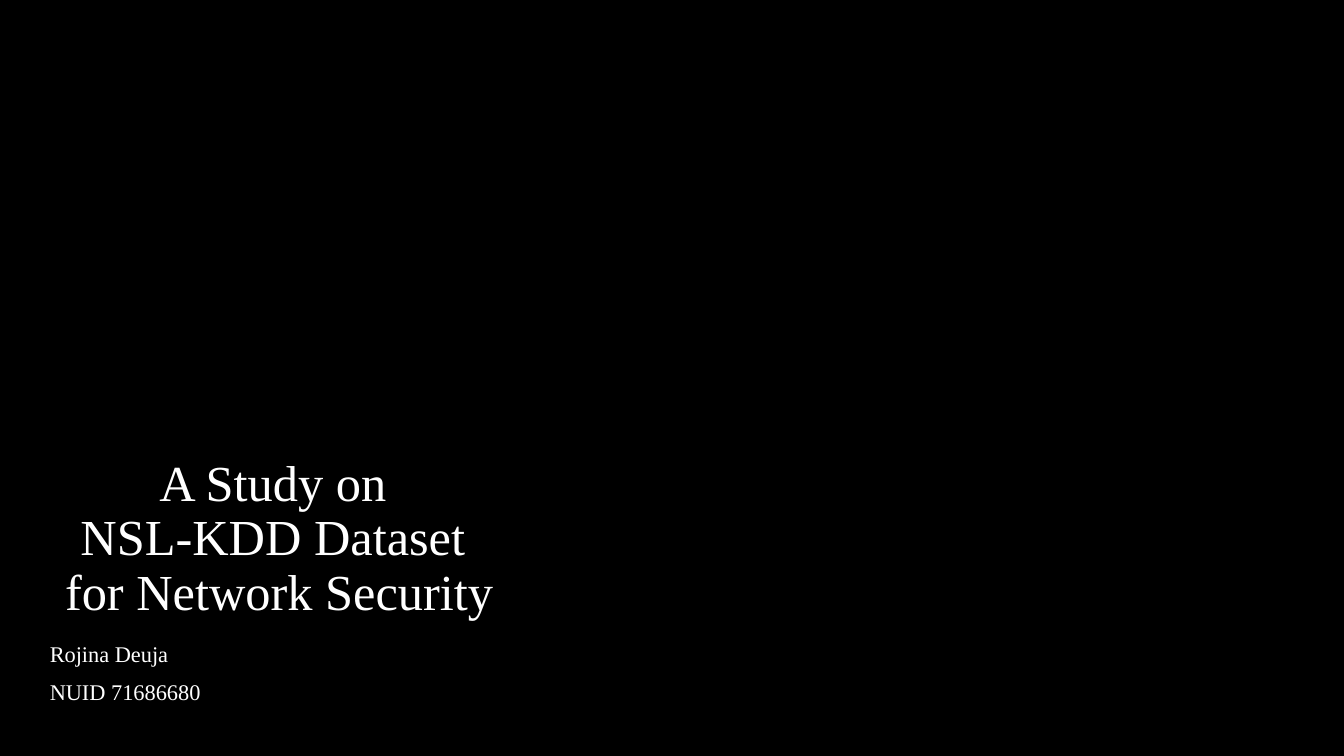
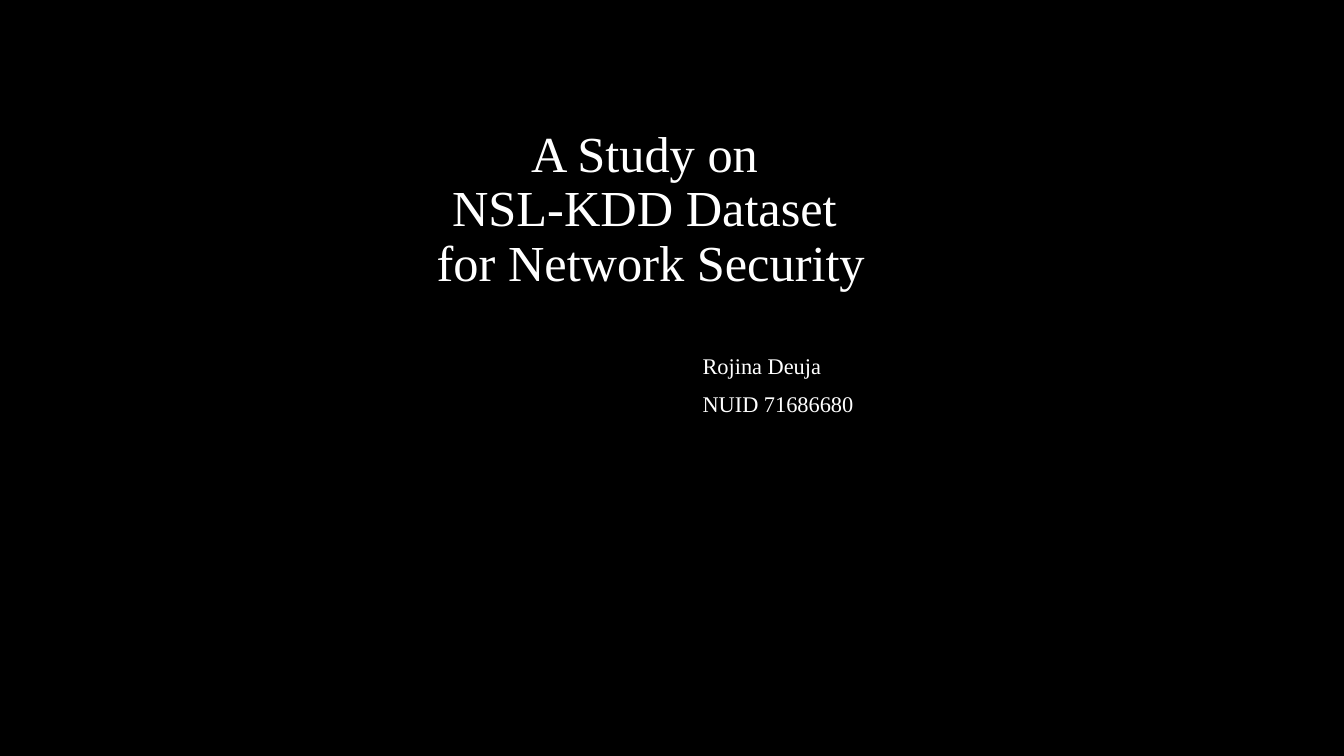
Before and after one commit to rojinadeuja/NSL-KDD-Network-Security, a slide deck: slide 1 of NSL_KDD_Network_Security_Analysis.pptx. Drawn at 1344x756 pixels with LibreOffice and Linux fonts; fonts in the diff are those of the drawing; background and template pictures are left out. Boxes give left, top, right and bottom in pixels: in the first picture for what was removed or moved away, otherwise in the second. Text is boxed around its words. In the diff, an @@ line names an element or a change of style, - is before the commit and + after.

```diff
--- a/NSL_KDD_Network_Security_Analysis.pptx
+++ b/NSL_KDD_Network_Security_Analysis.pptx
@@ title "A Study on NSL-KDD Dataset ...": place and size @@
-title "A Study on NSL-KDD Dataset ..." at box(65, 466, 493, 620)
+title "A Study on NSL-KDD Dataset ..." at box(437, 137, 865, 291)
@@ subtitle "Rojina Deuja": place and size @@
-subtitle "Rojina Deuja" at box(50, 647, 200, 701)
+subtitle "Rojina Deuja" at box(703, 359, 853, 413)
```
Also in this commit, not shown: 2 slides added.
